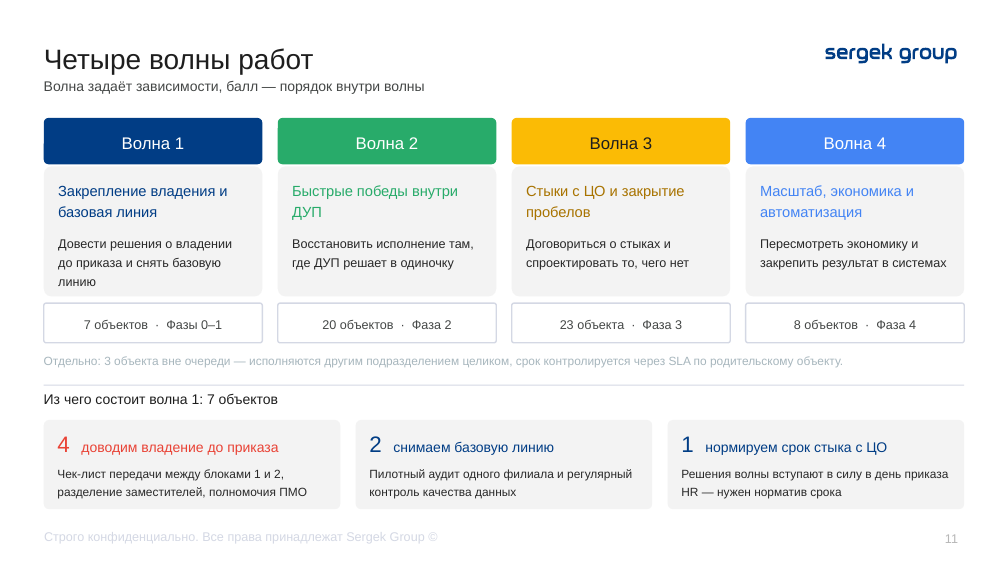
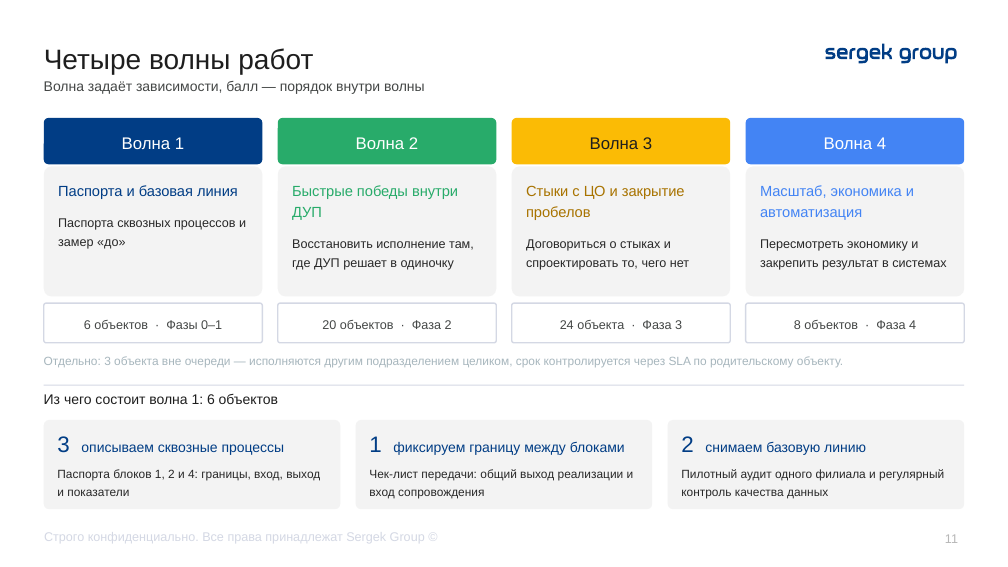
Before and after one commit to TemeshevProject/SG-DUP-Project, a slide deck: slide 11 of dup_project/02_Презентация/ДУП_Приоритеты_реинжиниринга_презентация.pptx. Drawn at 1008x567 pixels with LibreOffice and Linux fonts; fonts in the diff are those of the drawing. Boxes give left, top, right and bottom in pixels: in the first picture for what was removed or moved away, otherwise in the second. Text is boxed around its words. In the diff, an @@ line names an element or a change of style, - is before the commit and + after.

```diff
--- a/dup_project/02_Презентация/ДУП_Приоритеты_реинжиниринга_презентация.pptx
+++ b/dup_project/02_Презентация/ДУП_Приоритеты_реинжиниринга_презентация.pptx
@@ text in rounded rectangle at bbox=[58, 185, 246, 249]: text changed @@
-Закрепление владения и базовая линия
-Довести решения о владении до приказа и снять базовую линию
+Паспорта и базовая линия
+Паспорта сквозных процессов и замер «до»
@@ text in rounded rectangle at bbox=[84, 320, 222, 329]: text changed @@
-7 объектов · Фазы 0–1
+6 объектов · Фазы 0–1
@@ text in rounded rectangle at bbox=[560, 320, 682, 329]: text changed @@
-23 объекта · Фаза 3
+24 объекта · Фаза 3
@@ text at bbox=[44, 394, 278, 404]: text changed @@
-Из чего состоит волна 1: 7 объектов
+Из чего состоит волна 1: 6 объектов
@@ text in rounded rectangle at bbox=[57, 436, 320, 496]: text changed @@
-4 доводим владение до приказа
-Чек-лист передачи между блоками 1 и 2, разделение заместителей, полномочия ПМО
+3 описываем сквозные процессы
+Паспорта блоков 1, 2 и 4: границы, вход, выход и показатели
@@ text in rounded rectangle at bbox=[369, 436, 634, 498]: text changed @@
-2 снимаем базовую линию
-Пилотный аудит одного филиала и регулярный контроль качества данных
+1 фиксируем границу между блоками
+Чек-лист передачи: общий выход реализации и вход сопровождения
@@ text in rounded rectangle at bbox=[681, 436, 944, 498]: text changed @@
-1 нормируем срок стыка с ЦО
-Решения волны вступают в силу в день приказа HR — нужен норматив срока
+2 снимаем базовую линию
+Пилотный аудит одного филиала и регулярный контроль качества данных
```
Also in this commit, not shown: 9 other slides changed, 10 other files.
